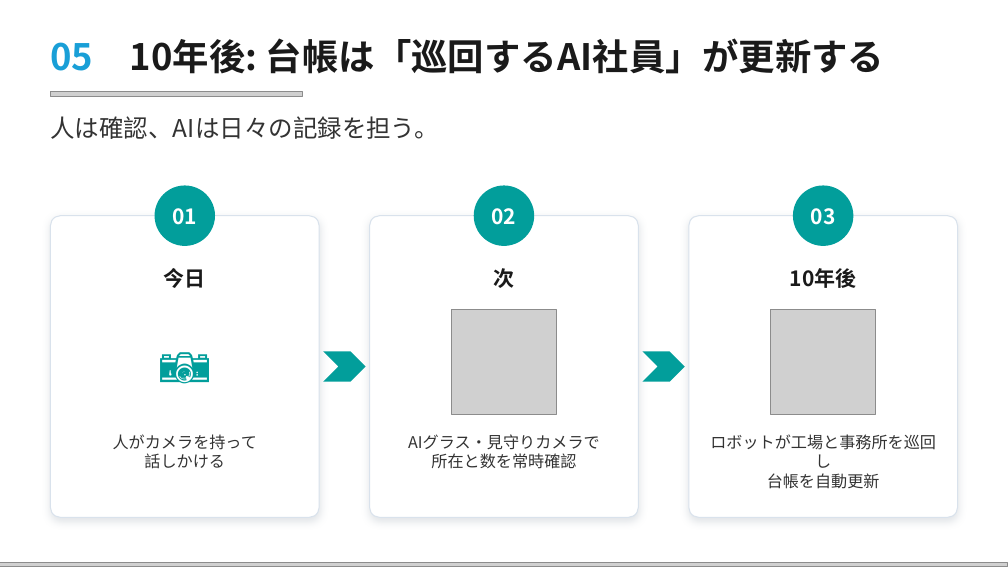
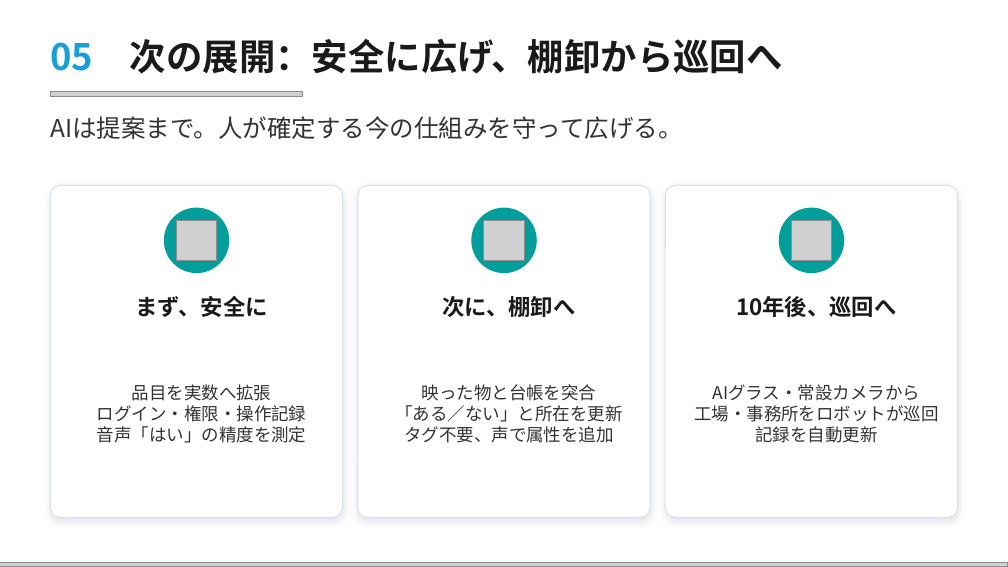
Before and after one commit to hiroaking-kan/AGI-AImokuyokai-Hackathon-12, a slide deck: slide 7 of output/slides/ミテハナさん_発表スライド.pptx. Drawn at 1008x567 pixels with LibreOffice and Linux fonts; fonts in the diff are those of the drawing; grey boxes stand for pictures. Boxes give left, top, right and bottom in pixels: in the first picture for what was removed or moved away, otherwise in the second. Text is boxed around its words. In the diff, an @@ line names an element or a change of style, - is before the commit and + after.

```diff
--- a/output/slides/ミテハナさん_発表スライド.pptx
+++ b/output/slides/ミテハナさん_発表スライド.pptx
@@ text at [50, 39, 783, 74]: text changed @@
-05 10年後: 台帳は「巡回するAI社員」が更新する
+05 次の展開：安全に広げ、棚卸から巡回へ
@@ text at [50, 116, 682, 139]: text changed @@
-人は確認、AIは日々の記録を担う。
+AIは提案まで。人が確定する今の仕組みを守って広げる。
@@ rounded rectangle: place and size @@
-rounded rectangle at [50, 216, 320, 517]
+rounded rectangle at [50, 185, 343, 517]
@@ ellipse: place and size @@
-ellipse at [154, 185, 215, 246]
+ellipse at [163, 208, 229, 273]
@@ text removed at [172, 208, 197, 225] @@
-01
@@ rounded rectangle: place and size @@
-rounded rectangle at [370, 216, 639, 517]
+rounded rectangle at [358, 185, 650, 517]
@@ ellipse: place and size @@
-ellipse at [474, 185, 534, 246]
+ellipse at [471, 208, 536, 273]
@@ text removed at [492, 208, 517, 225] @@
-02
@@ proportions changed in 3 elements at [50, 185, 343, 517], [358, 185, 650, 517], [665, 185, 958, 517] @@
@@ rounded rectangle: place and size @@
-rounded rectangle at [688, 216, 958, 517]
+rounded rectangle at [665, 185, 958, 517]
@@ ellipse: place and size @@
-ellipse at [793, 185, 854, 246]
+ellipse at [778, 208, 844, 273]
@@ text removed at [811, 208, 836, 225] @@
-03
@@ picture added at [176, 220, 217, 260] @@
@@ picture added at [484, 220, 524, 260] @@
@@ picture added at [791, 220, 832, 260] @@
@@ text at [135, 296, 267, 317]: text changed; size 15 to 16 pt @@
-今日
+まず、安全に
@@ text at [442, 296, 575, 317]: text changed; size 15 to 16 pt @@
-次
+次に、棚卸へ
@@ text at [736, 296, 896, 317]: text changed; size 15 to 16 pt @@
-10年後
+10年後、巡回へ
@@ picture removed at [452, 309, 556, 414] @@
@@ text "AIグラス・常設カメラから" at [694, 384, 939, 443]: vertical alignment top to middle @@
@@ picture removed at [771, 309, 876, 414] @@
@@ chevron removed at [324, 352, 366, 382] @@
@@ chevron removed at [642, 352, 684, 382] @@
@@ text at [97, 384, 307, 443]: text changed; size 37 to 12.5 pt; text colour #029E9B to #333333 @@
-📷
+品目を実数へ拡張
+ログイン・権限・操作記録
+音声「はい」の精度を測定
@@ text added at [395, 384, 622, 443], 12.5 pt, text #333333 @@
+映った物と台帳を突合
+「ある／ない」と所在を更新
+タグ不要、声で属性を追加
@@ text at [694, 384, 939, 443]: text changed; size 11.5 to 12.5 pt @@
-ロボットが工場と事務所を巡回し
-台帳を自動更新
+AIグラス・常設カメラから
+工場・事務所をロボットが巡回
+記録を自動更新
@@ text removed at [113, 434, 257, 469] @@
-人がカメラを持って
-話しかける
@@ text removed at [408, 434, 600, 469] @@
-AIグラス・見守りカメラで
-所在と数を常時確認
```
Also in this commit, not shown: 8 other files.
